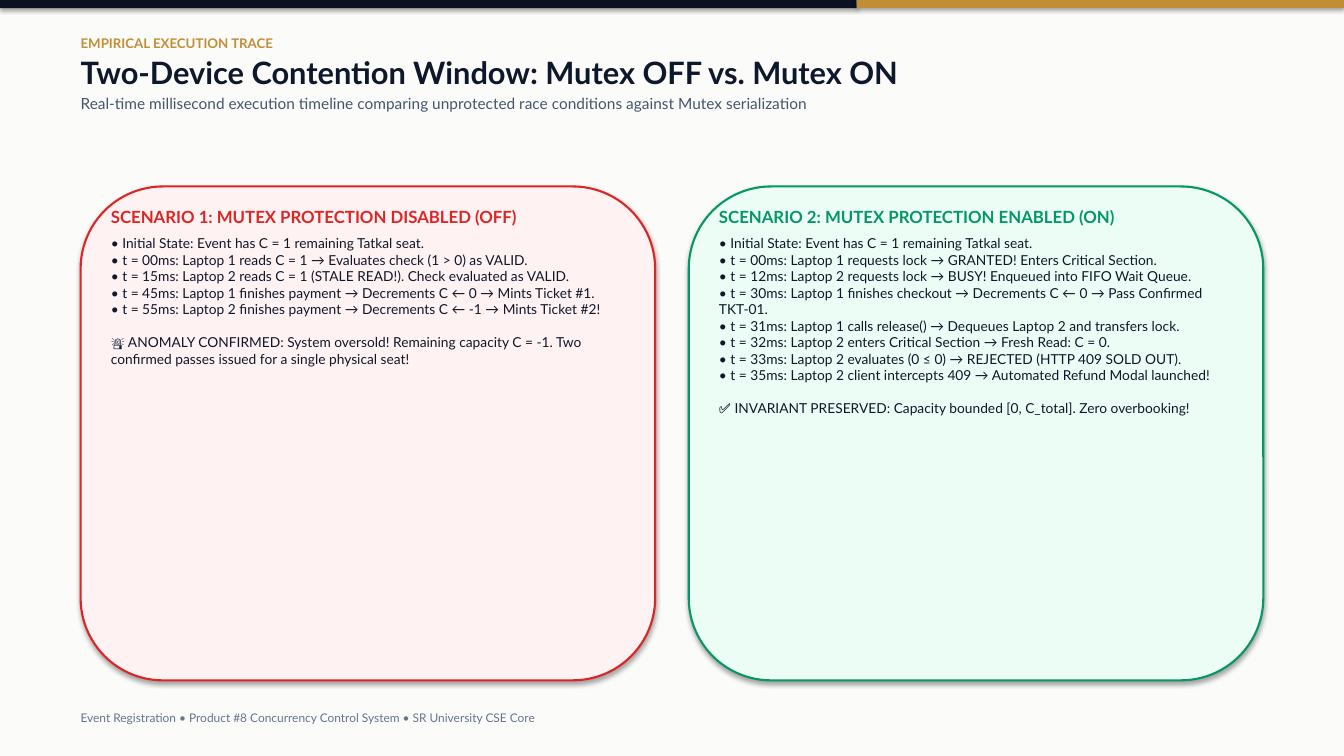
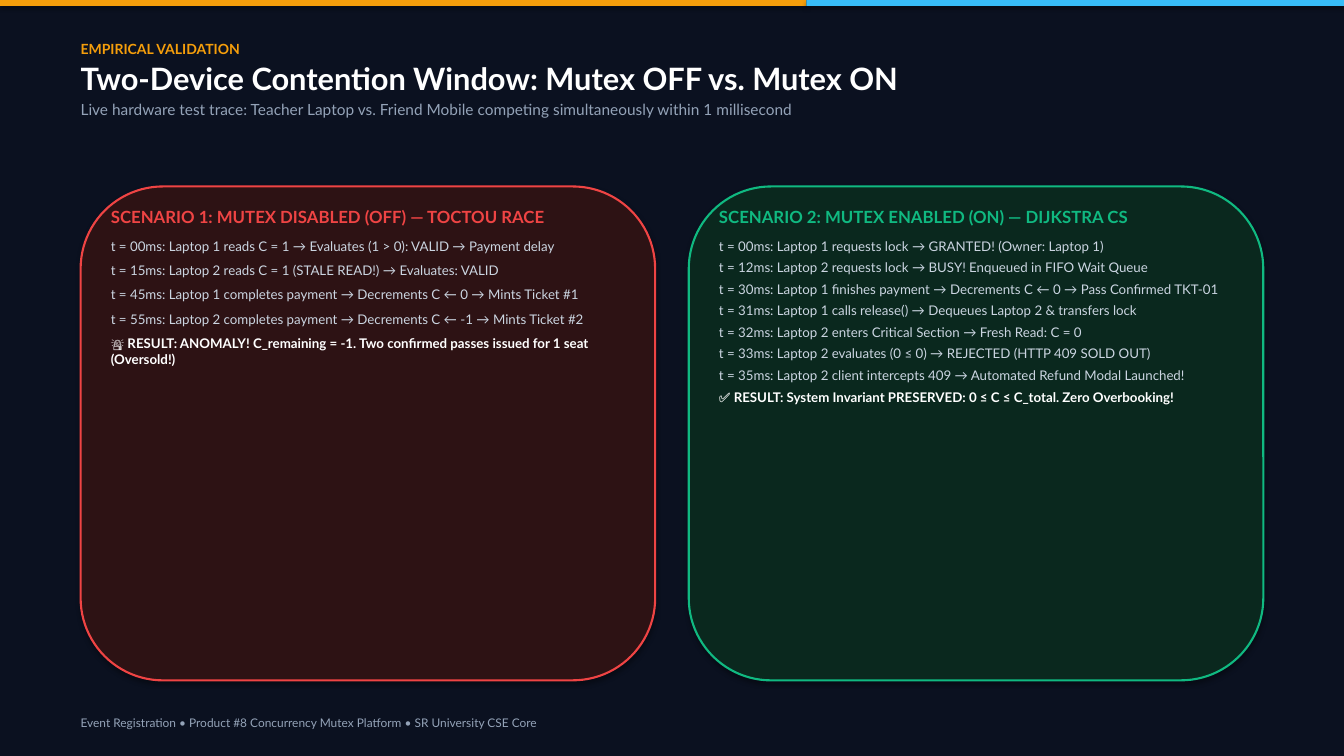
Before and after one commit to ShivaGanesh1080-ops/synnexa-os-concurrency, a slide deck: slide 7 of Event_Registration_OS_Product8_Presentation.pptx. Drawn at 1344x756 pixels with LibreOffice and Linux fonts; fonts in the diff are those of the drawing. Boxes give left, top, right and bottom in pixels: in the first picture for what was removed or moved away, otherwise in the second. Text is boxed around its words. In the diff, an @@ line names an element or a change of style, - is before the commit and + after.

Commit message:
feat(ppt): regenerate 10-slide obsidian luxury presentation deck matching web design system

```diff
--- a/Event_Registration_OS_Product8_Presentation.pptx
+++ b/Event_Registration_OS_Product8_Presentation.pptx
@@ rectangle at <box>0,0,1344,756</box>: fill #FBFBFA to #0B1120 @@
@@ rectangle: place and size @@
-rectangle at <box>0,0,857,8</box>
+rectangle at <box>0,0,807,6</box>
@@ rectangle at <box>0,0,807,6</box>: fill #0B1120 to #F59E0B @@
@@ rectangle: place and size @@
-rectangle at <box>857,0,1344,8</box>
+rectangle at <box>807,0,1344,6</box>
@@ rectangle at <box>807,0,1344,6</box>: fill #C28E35 to #38BDF8 @@
@@ text at <box>81,43,240,54</box>: text changed; size 9.5 to 10 pt; text colour #C28E35 to #F59E0B @@
-EMPIRICAL EXECUTION TRACE
+EMPIRICAL VALIDATION
@@ text at <box>81,67,898,91</box>: text colour #0F172A to #FFFFFF in "Two-Device Contention Window: Mutex OFF vs. Mutex ..." @@
@@ text at <box>81,103,791,118</box>: text changed; text colour #475569 to #94A3B8 @@
-Real-time millisecond execution timeline comparing unprotected race conditions against Mutex serialization
+Live hardware test trace: Teacher Laptop vs. Friend Mobile competing simultaneously within 1 millisecond
@@ rounded rectangle at <box>81,187,655,681</box>: fill #FEF2F2 to #2D1214; outline #DC2626 1.5 pt to #EF4444 1.5 pt @@
@@ rounded rectangle at <box>689,187,1263,681</box>: fill #ECFDF5 to #0A281E; outline #059669 1.5 pt to #10B981 1.5 pt @@
@@ text at <box>111,210,589,366</box>: text changed; size 9.8 to 9.5 pt; text colour #0F172A to #CBD5E1 @@
-SCENARIO 1: MUTEX PROTECTION DISABLED (OFF)
-• Initial State: Event has C = 1 remaining Tatkal seat.
-• t = 00ms: Laptop 1 reads C = 1 → Evaluates check (1 > 0) as VALID.
-• t = 15ms: Laptop 2 reads C = 1 (STALE READ!). Check evaluated as VALID.
-• t = 45ms: Laptop 1 finishes payment → Decrements C ← 0 → Mints Ticket #1.
-• t = 55ms: Laptop 2 finishes payment → Decrements C ← -1 → Mints Ticket #2!
-🚨 ANOMALY CONFIRMED: System oversold! Remaining capacity C = -1. Two confirmed passes issued for a single physical seat!
+SCENARIO 1: MUTEX DISABLED (OFF) — TOCTOU RACE
+t = 00ms: Laptop 1 reads C = 1 → Evaluates (1 > 0): VALID → Payment delay
+t = 15ms: Laptop 2 reads C = 1 (STALE READ!) → Evaluates: VALID
+t = 45ms: Laptop 1 completes payment → Decrements C ← 0 → Mints Ticket #1
+t = 55ms: Laptop 2 completes payment → Decrements C ← -1 → Mints Ticket #2
+🚨 RESULT: ANOMALY! C_remaining = -1. Two confirmed passes issued for 1 seat (Oversold!)
@@ text at <box>719,210,1218,405</box>: text changed; size 9.8 to 9.5 pt; text colour #0F172A to #CBD5E1 @@
-SCENARIO 2: MUTEX PROTECTION ENABLED (ON)
-• Initial State: Event has C = 1 remaining Tatkal seat.
-• t = 00ms: Laptop 1 requests lock → GRANTED! Enters Critical Section.
-• t = 12ms: Laptop 2 requests lock → BUSY! Enqueued into FIFO Wait Queue.
-• t = 30ms: Laptop 1 finishes checkout → Decrements C ← 0 → Pass Confirmed TKT-01.
-• t = 31ms: Laptop 1 calls release() → Dequeues Laptop 2 and transfers lock.
-• t = 32ms: Laptop 2 enters Critical Section → Fresh Read: C = 0.
-• t = 33ms: Laptop 2 evaluates (0 ≤ 0) → REJECTED (HTTP 409 SOLD OUT).
-• t = 35ms: Laptop 2 client intercepts 409 → Automated Refund Modal launched!
-✅ INVARIANT PRESERVED: Capacity bounded [0, C_total]. Zero overbooking!
+SCENARIO 2: MUTEX ENABLED (ON) — DIJKSTRA CS
+t = 00ms: Laptop 1 requests lock → GRANTED! (Owner: Laptop 1)
+t = 12ms: Laptop 2 requests lock → BUSY! Enqueued in FIFO Wait Queue
+t = 30ms: Laptop 1 finishes payment → Decrements C ← 0 → Pass Confirmed TKT-01
+t = 31ms: Laptop 1 calls release() → Dequeues Laptop 2 & transfers lock
+t = 32ms: Laptop 2 enters Critical Section → Fresh Read: C = 0
+t = 33ms: Laptop 2 evaluates (0 ≤ 0) → REJECTED (HTTP 409 SOLD OUT)
+t = 35ms: Laptop 2 client intercepts 409 → Automated Refund Modal Launched!
+✅ RESULT: System Invariant PRESERVED: 0 ≤ C ≤ C_total. Zero Overbooking!
@@ text at <box>81,718,537,729</box>: text changed; text colour #64748B to #94A3B8 @@
-Event Registration • Product #8 Concurrency Control System • SR University CSE Core
+Event Registration • Product #8 Concurrency Mutex Platform • SR University CSE Core
```
Also in this commit, not shown: 8 other slides changed, 1 slide added, 1 slide removed, 10 other files.
